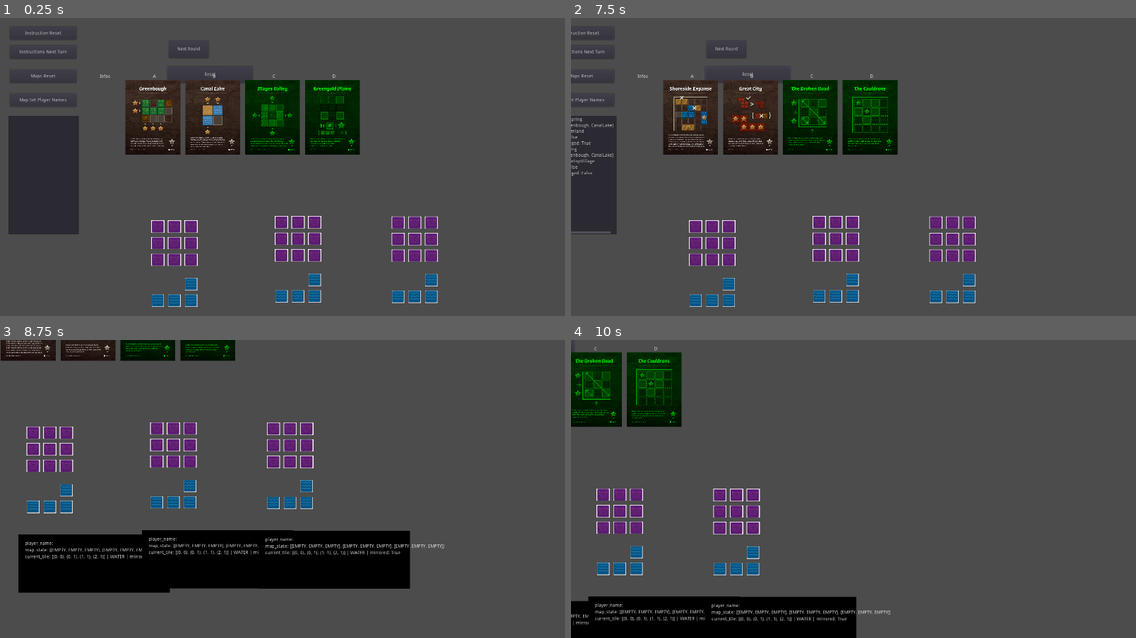
Above: before the commit, frames 1-4 (two rows, left to right).
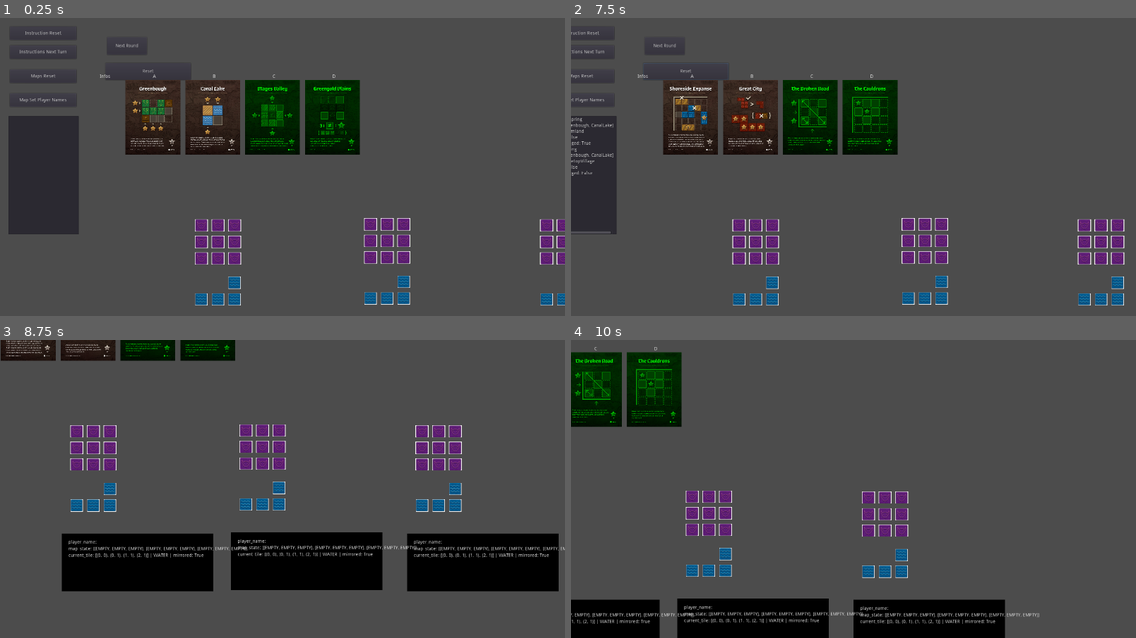
Above: after the commit, the same moments.

Repository: gilde-der-nacht/game-jam-2022
Game: Godot game, scene res://Board.tscn
Two runs of this game, one before a commit and one after it. Both use one fixed random seed, a clock stepped at 60 frames per second and the inputs below.
Inputs (mouse positions are in pixels of both pictures, inside the frame that each line leads up to):
- Up to frame 1 (0.25 s): no input
- Up to frame 2 (7.5 s): click (616, 175) at 0.52 s; type "12" at 0.6 s; click "Instructions Next Turn" at 1.25 s; click "Instructions Next Turn" at 2 s; click "Next Round" at 2.75 s; click "Next Round" at 3.5 s; click "Map Set Player Names" at 4.25 s; click "Instruction Reset" at 5 s; click "Maps Reset" at 5.75 s; click "Reset" at 6.5 s; move the mouse to (729, 226) at 7.27 s; hold Right (ui_right) from 7.28 s (still down); hold M (mirror_tile) from 7.28 s (still down); click (729, 226) at 7.42 s
- Up to frame 3 (8.75 s): move the mouse to (56, 548) at 8.02 s; release Right (ui_right) at 8.03 s; release M (mirror_tile) at 8.03 s; hold Down (ui_down) from 8.03 s (still down); tap M (mirror_tile) at 8.1 s; click (56, 548) at 8.17 s
- Up to frame 4 (10 s): move the mouse to (621, 432) at 8.77 s; release Down (ui_down) at 8.78 s; hold Right (ui_right) 8.78-9.53 s; hold M (mirror_tile) 8.78-9.53 s; click (621, 432) at 8.92 s; move the mouse to (610, 420) at 9.52 s; hold Up (ui_up) from 9.53 s (still down); tap M (mirror_tile) at 9.6 s; click (610, 420) at 9.67 s

The runs differ from the first frame. In frame 1, 6.7% of the frame differs, in the area x 19-100%, y 8-97%; in frame 2, 7.3%; in frame 3, 17%, in the area x 3-100%, y 27-85%; in frame 4, 10%.

Commit message:
reposition maps

Diff:
--- a/Cartographer/Board.tscn
+++ b/Cartographer/Board.tscn
@@ -48,20 +48,20 @@
 }
 
 [node name="Map1" parent="." instance=ExtResource( 2 )]
-position = Vector2( 430, 585 )
+position = Vector2( 1600, 581 )
 
 [node name="Map2" parent="." instance=ExtResource( 2 )]
-position = Vector2( 802, 572 )
+position = Vector2( 1070, 578 )
 
 [node name="Map3" parent="." instance=ExtResource( 2 )]
-position = Vector2( 1153, 573 )
+position = Vector2( 561, 581 )
 
 [node name="Camera2D" type="Camera2D" parent="."]
 position = Vector2( 850, 450 )
 current = true
 
 [node name="Instruction" parent="." instance=ExtResource( 4 )]
-position = Vector2( 453, 47 )
+position = Vector2( 267, 37 )
 
 [node name="Log" type="TextEdit" parent="."]
 margin_left = 25.0
